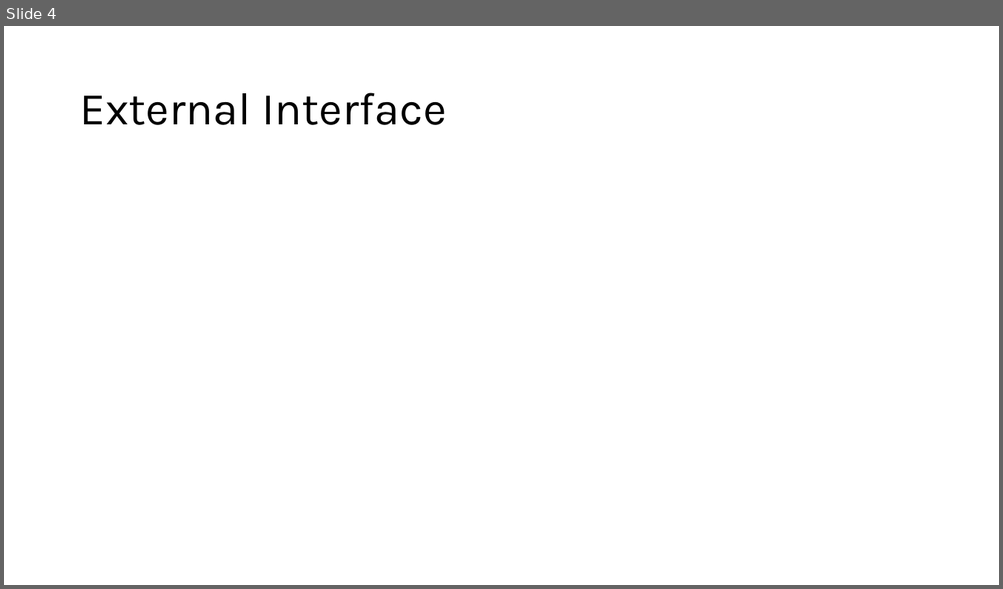
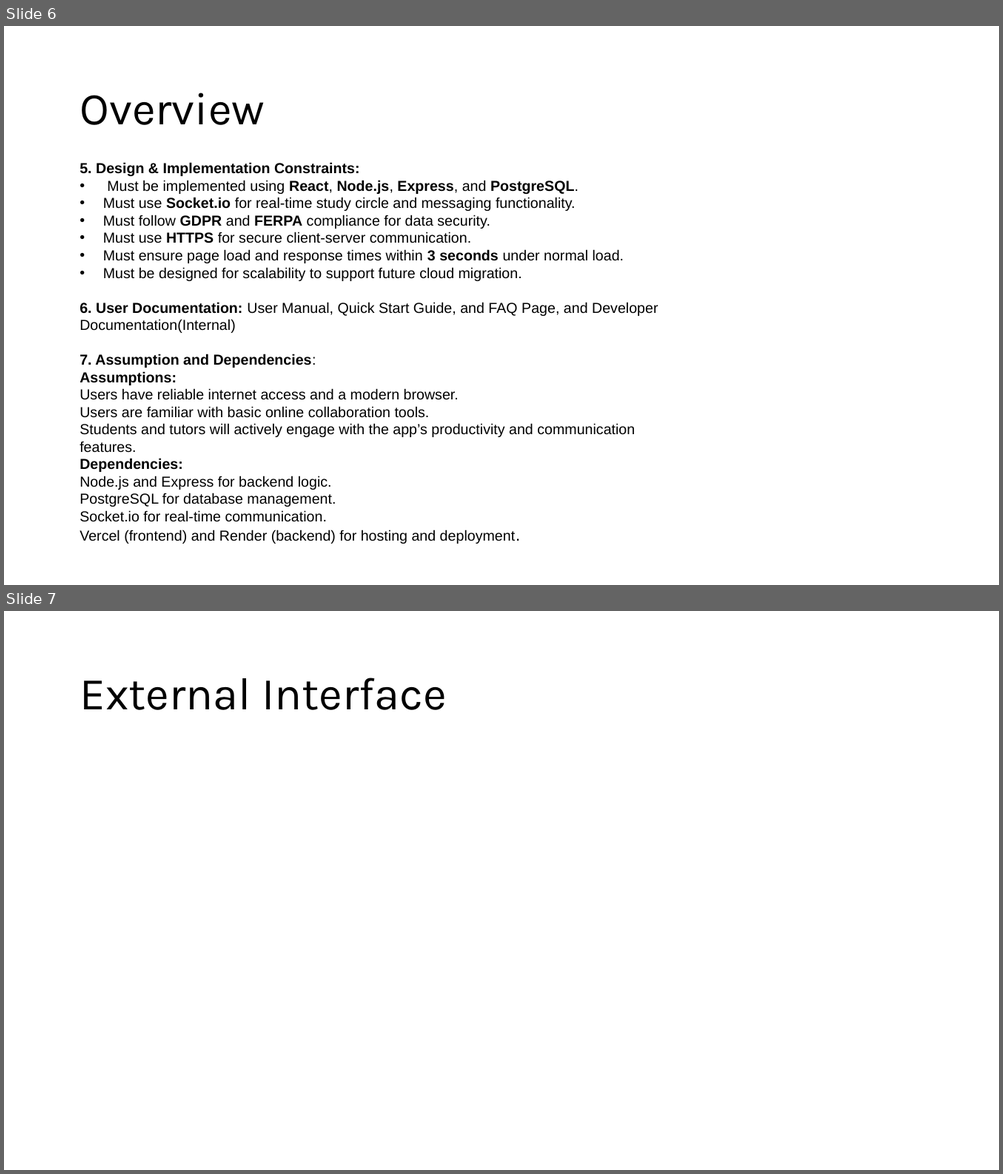
Before and after one commit to hudcho/Studious, a slide deck: ASGMNT3/New Microsoft PowerPoint Presentation.pptx. Shown one above the other, each under a label of ours: slide 4 before the commit, slides 6 and 7 after it. The pictures are 1003x589 and 1003x1174 pixels, drawn with LibreOffice and Linux fonts; fonts in the diff are those of the drawing. Boxes give left, top, right and bottom in pixels: in the first picture for what was removed or moved away, otherwise in the second. Text is boxed around its words. In the diff, an @@ line names an element or a change of style, - is before the commit and + after.

```diff
--- a/ASGMNT3/New Microsoft PowerPoint Presentation.pptx
+++ b/ASGMNT3/New Microsoft PowerPoint Presentation.pptx
@@ slide 6 added at (x1=4, y1=26, x2=999, y2=585), background #FFFFFF @@
@@ title added at (x1=79, y1=93, x2=264, y2=125), 44 pt, text #000000 @@
+Overview
@@ text added at (x1=79, y1=162, x2=657, y2=544), 14 pt, text #000000 @@
+5. Design & Implementation Constraints:
+• Must be implemented using React, Node.js, Express, and PostgreSQL.
+• Must use Socket.io for real-time study circle and messaging functionality.
+• Must follow GDPR and FERPA compliance for data security.
+• Must use HTTPS for secure client-server communication.
+• Must ensure page load and response times within 3 seconds under normal load.
+• Must be designed for scalability to support future cloud migration.
+6. User Documentation: User Manual, Quick Start Guide, and FAQ Page, and Developer Documentation(Internal)
+7. Assumption and Dependencies:
+Assumptions:
+Users have reliable internet access and a modern browser.
+Users are familiar with basic online collaboration tools.
+Students and tutors will actively engage with the app’s productivity and communication features.
+Dependencies:
+Node.js and Express for backend logic.
+PostgreSQL for database management.
+Socket.io for real-time communication.
+Vercel (frontend) and Render (backend) for hosting and deployment.
@@ what was slide 4 is now slide 7 @@
```
Also in this commit, not shown: 4 other slides added, 2 slides removed.
